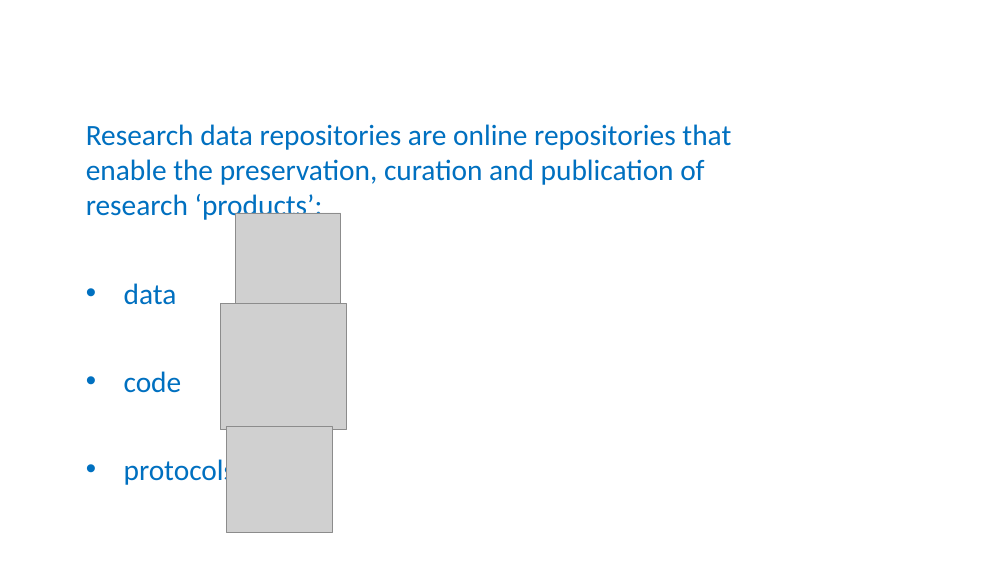
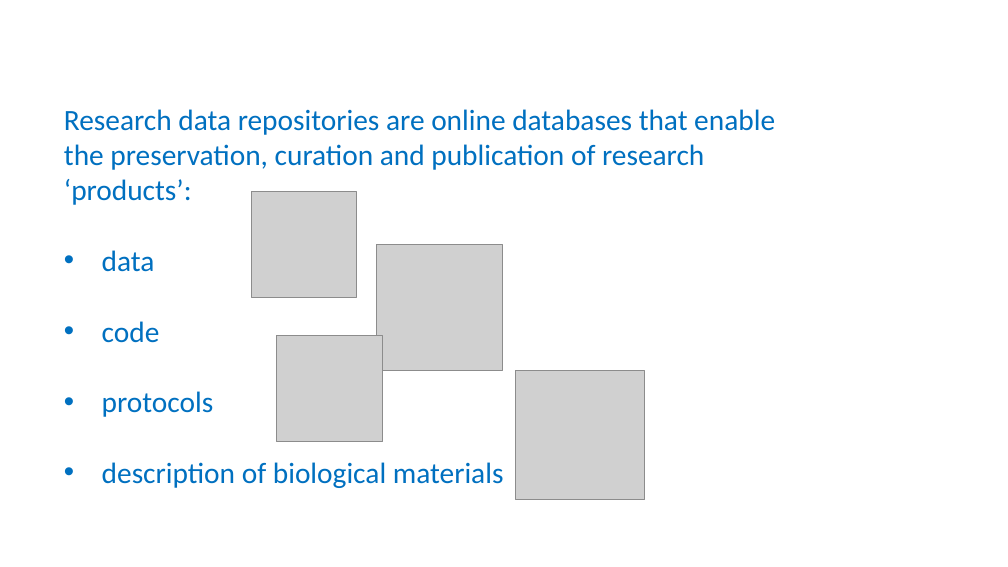
Before and after one commit to tobyhodges/probable-enigma, a slide deck: slide 3 of instructors/04-Public_repositories.pptx. Drawn at 1008x567 pixels with LibreOffice and Linux fonts; fonts in the diff are those of the drawing; grey boxes stand for pictures; background and template pictures are left out. Boxes give left, top, right and bottom in pixels: in the first picture for what was removed or moved away, otherwise in the second. Text is boxed around its words. In the diff, an @@ line names an element or a change of style, - is before the commit and + after.

```diff
--- a/instructors/04-Public_repositories.pptx
+++ b/instructors/04-Public_repositories.pptx
@@ text "Research data repositories are online ...": place and size @@
-text "Research data repositories are online ..." at bbox=[86, 124, 731, 488]
+text "Research data repositories are online ..." at bbox=[64, 109, 775, 488]
@@ text at bbox=[64, 109, 775, 205]: text changed @@
-Research data repositories are online repositories that enable the preservation, curation and publication of research ‘products’:
+Research data repositories are online databases that enable the preservation, curation and publication of research ‘products’:
@@ picture: place and size @@
-picture at bbox=[235, 213, 340, 318]
+picture at bbox=[251, 192, 356, 297]
@@ text at bbox=[102, 250, 214, 417]: line spacing 2.5 to 2 @@
@@ picture added at bbox=[377, 244, 503, 371] @@
@@ picture removed at bbox=[220, 303, 346, 430] @@
@@ picture added at bbox=[277, 335, 383, 442] @@
@@ picture added at bbox=[516, 371, 645, 500] @@
@@ picture removed at bbox=[227, 426, 333, 532] @@
@@ text at bbox=[102, 462, 504, 488]: paragraph added @@
+• description of biological materials
```
Also in this commit, not shown: 3 other slides changed.
